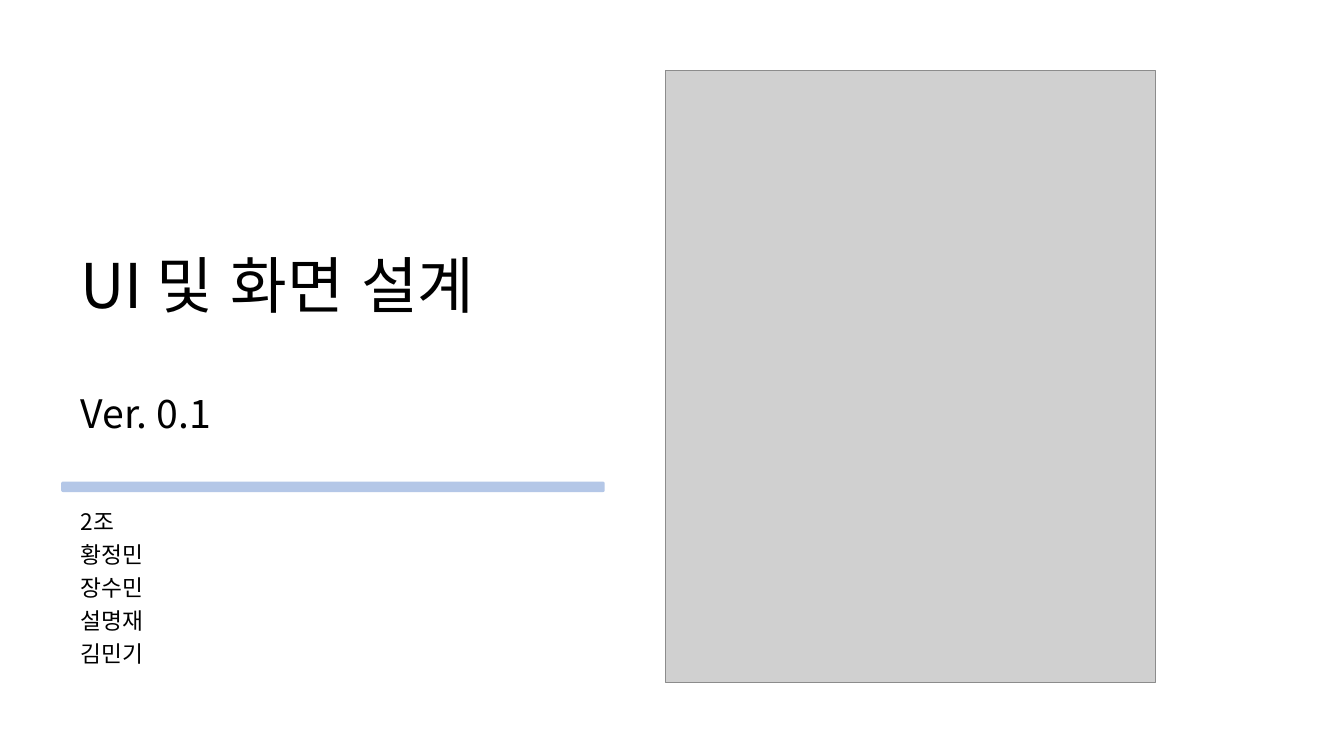
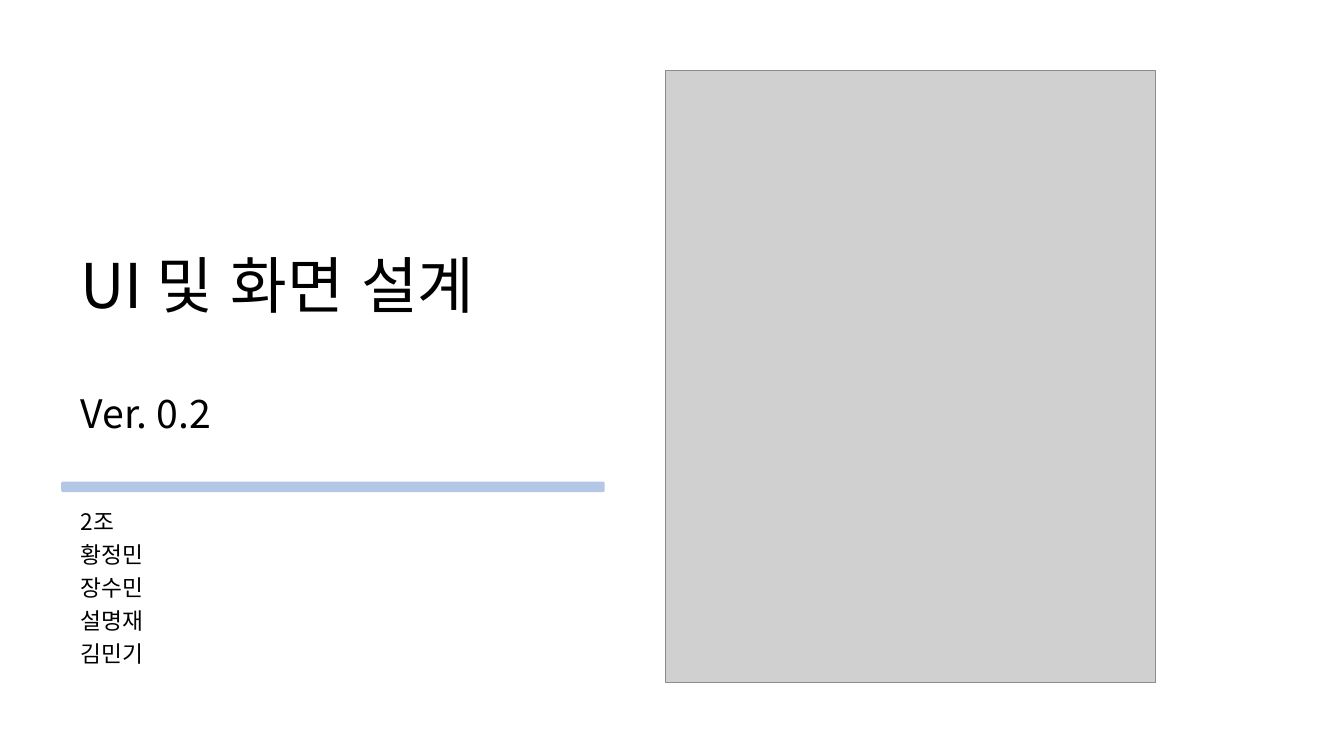
Before and after one commit to SeolMyeongJae/KSA-final-project, a slide deck: slide 1 of 06-최종산출물/UI 및 화면 설계.pptx. Drawn at 1344x756 pixels with LibreOffice and Linux fonts; fonts in the diff are those of the drawing; grey boxes stand for pictures. Boxes give left, top, right and bottom in pixels: in the first picture for what was removed or moved away, otherwise in the second. Text is boxed around its words. In the diff, an @@ line names an element or a change of style, - is before the commit and + after.

Commit message:
스토리보드 및 화면설계(1차 완성) Ver 0.2

```diff
--- a/06-최종산출물/UI 및 화면 설계.pptx
+++ b/06-최종산출물/UI 및 화면 설계.pptx
@@ title at (81, 257, 474, 429): text changed @@
-UI 및 화면 설계
-Ver. 0.1
+UI 및 화면 설계
+Ver. 0.2
```
Also in this commit, not shown: 5 other slides changed.
